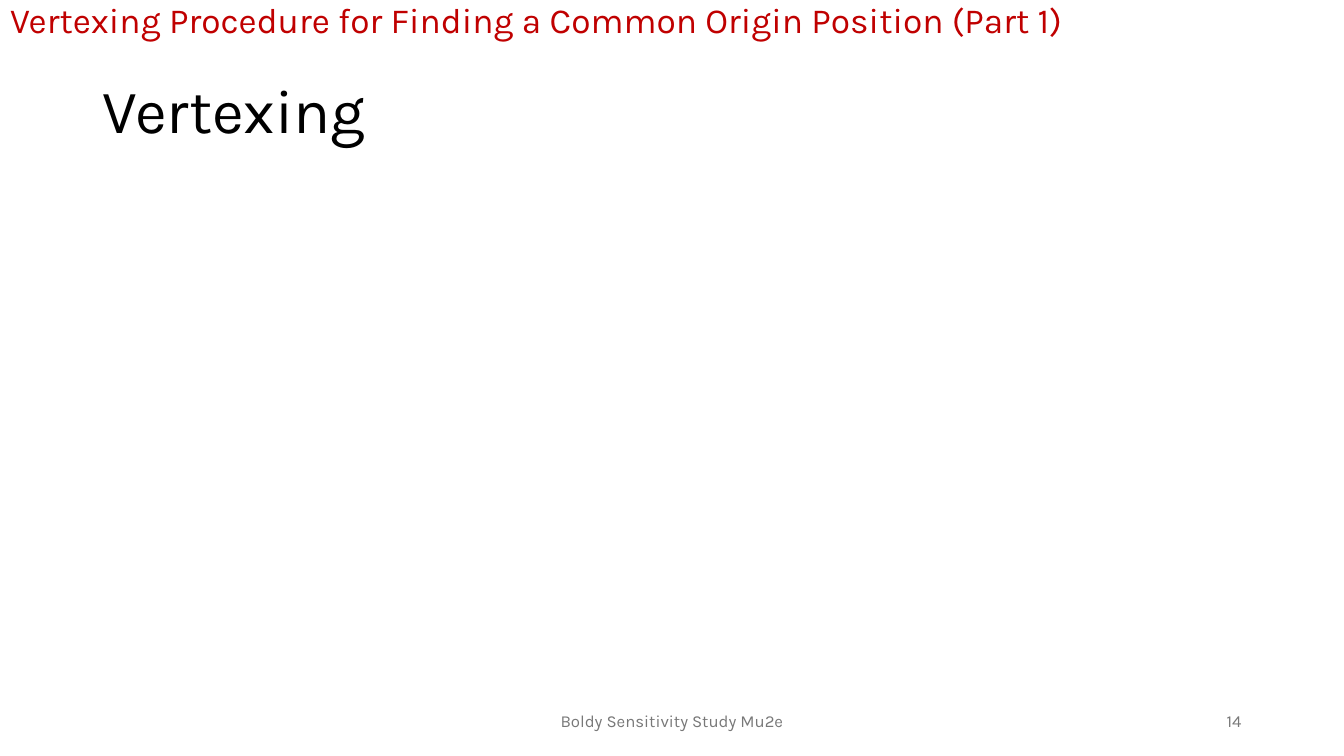
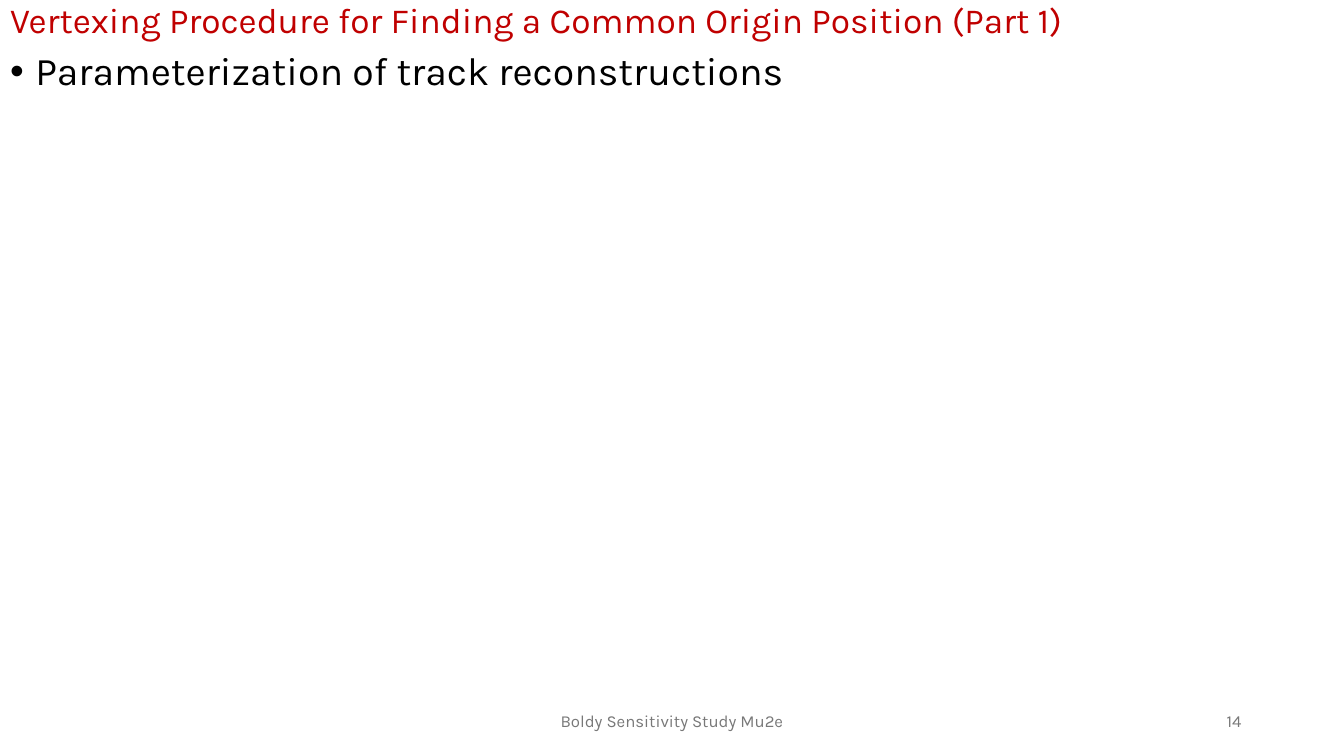
Before and after one commit to andrewboldy/DissertationAndProposalWriting, a slide deck: slide 14 of ProposalWriting/Presentation/BoldyProposalDefense [Autosaved].pptx. Drawn at 1344x756 pixels with LibreOffice and Linux fonts; fonts in the diff are those of the drawing. Boxes give left, top, right and bottom in pixels: in the first picture for what was removed or moved away, otherwise in the second. Text is boxed around its words. In the diff, an @@ line names an element or a change of style, - is before the commit and + after.

```diff
--- a/ProposalWriting/Presentation/BoldyProposalDefense [Autosaved].pptx
+++ b/ProposalWriting/Presentation/BoldyProposalDefense [Autosaved].pptx
@@ text added at box(35, 58, 783, 86), 28 pt, text #000000 @@
+• Parameterization of track reconstructions
@@ title removed at box(102, 90, 365, 148) @@
-Vertexing
```
Also in this commit, not shown: 17 other slides changed, 2 other files.
